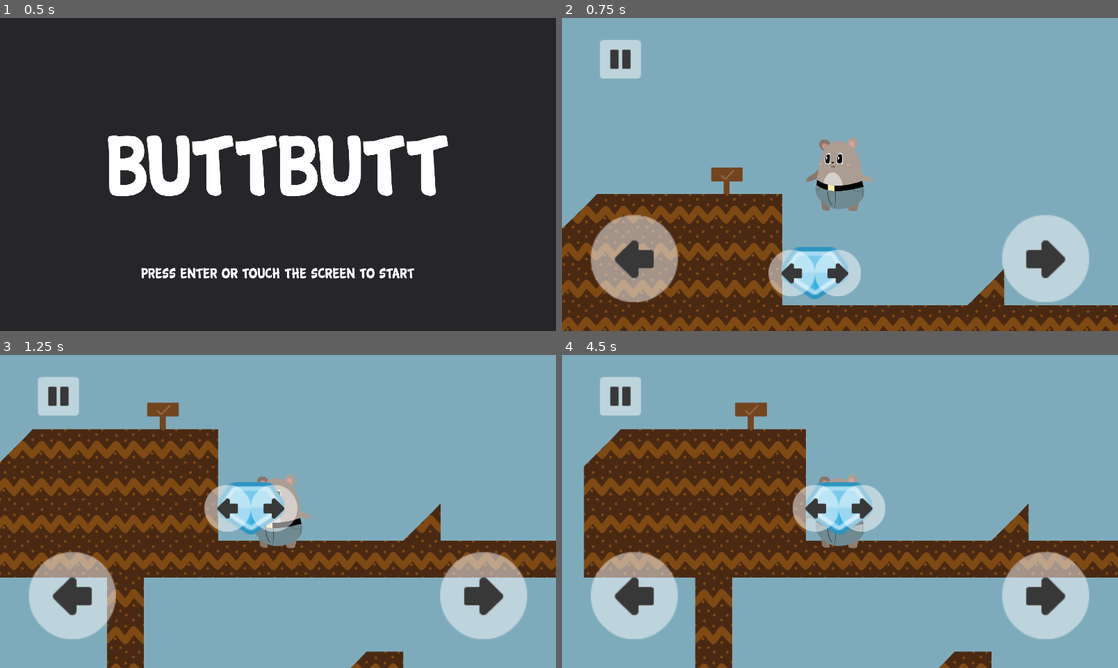
Above: before the commit, frames 1-4 (two rows, left to right).
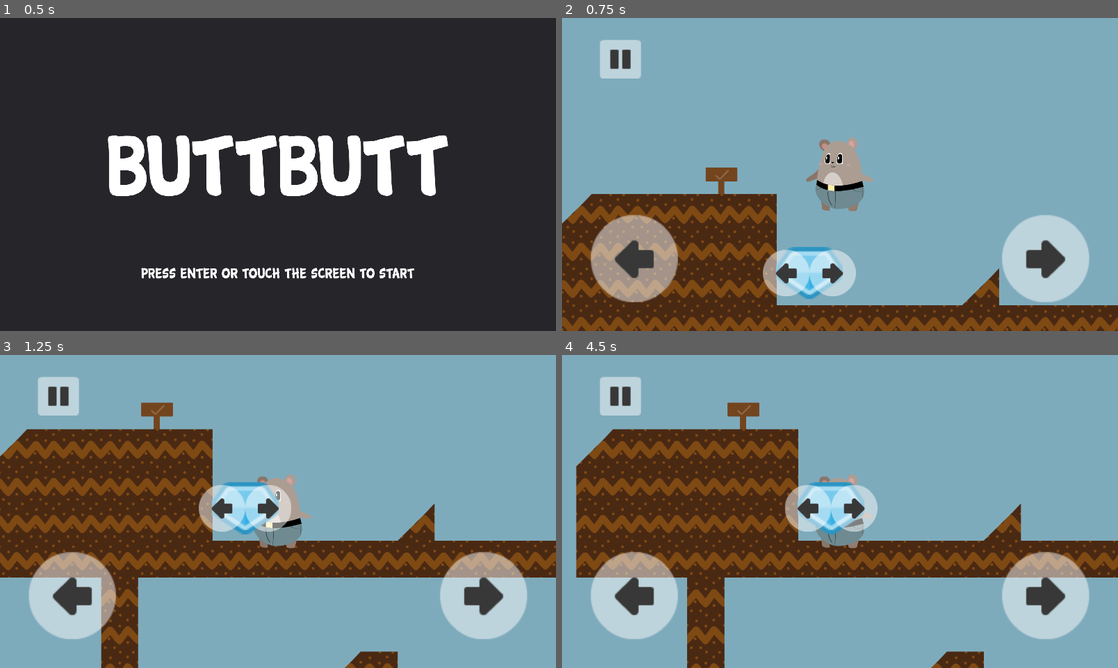
Above: after the commit, the same moments.

Repository: arnaudcoj/buttbutt_adventures
Game: Godot game, scene res://Main/scenes/Main.tscn
The game is run twice, just before and just after one commit, with the same random seed, the same clock (stepped at 60 frames per second) and the same inputs.
Inputs (mouse positions are in pixels of both pictures, inside the frame that each line leads up to):
- Up to frame 1 (0.5 s): no input
- Up to frame 2 (0.75 s): tap Enter (ui_accept) at 0.5 s; move the mouse to (962, 158) at 0.52 s; hold Right (right_action) from 0.53 s (still down); click (962, 158) at 0.67 s
- Up to frame 3 (1.25 s): keep holding Right (right_action); tap Enter (ui_accept) at 0.77 s
- Up to frame 4 (4.5 s): move the mouse to (728, 527) at 1.27 s; tap Enter (ui_accept) at 1.52, 2, 4.25 s; move the mouse to (895, 442) at 2.02 s; release Right (right_action) at 2.03 s; hold Left (left_action) 2.03-2.75 s; click (623, 395) at 2.75 s; click (912, 530) at 3.5 s; move the mouse to (812, 574) at 4.27 s; hold Right (right_action) from 4.28 s (still down); click (812, 574) at 4.42 s

Frame 1 is identical in both runs. In frame 2, 7.9% of the frame differs, in the area x 0-100%, y 47-100%; in frame 3, 11%; in frame 4, 12%, in the area x 2-100%, y 15-100%.
Error in both runs: Trying to assign value of type 'Node' to a variable of type 'KinematicBody2D'. (res://Main/scripts/Splash.gd:4)

Commit message:
crank up speed a bit

Diff:
--- a/sources/entities/buttbutt/ButtButt.tscn
+++ b/sources/entities/buttbutt/ButtButt.tscn
@@ -80,12 +80,15 @@
 
 [node name="Walk" type="Node" parent="FSM"]
 script = ExtResource( 9 )
+speed = 700.0
 
 [node name="Jump" type="Node" parent="FSM"]
 script = ExtResource( 10 )
+speed = Vector2( 500, 800 )
 
 [node name="Fall" type="Node" parent="FSM"]
 script = ExtResource( 11 )
+speed = Vector2( 500, 0 )
 
 [node name="Timer" type="Timer" parent="FSM/Fall"]
 wait_time = 0.1
--- a/sources/entities/buttbutt/fsm/Fall.gd
+++ b/sources/entities/buttbutt/fsm/Fall.gd
@@ -1,4 +1,6 @@
 extends FSMState
+
+export var speed := Vector2(400, 0)
 
 onready var timer : Timer = $Timer
 
@@ -30,11 +32,11 @@
 #	if Input.is_action_pressed("ui_left") and last_action != "ui_right":
 #		last_action = "ui_left"
 	if Input.is_action_pressed("walk_left"):
-		body.velocity.x -= 400
+		body.velocity.x -= speed.x
 #	if Input.is_action_pressed("ui_right") and last_action != "ui_left":
 #		last_action = "ui_right"
 	if Input.is_action_pressed("walk_right"):
-		body.velocity.x += 400
+		body.velocity.x += speed.x
 
 	body.velocity.y += 2000 * delta
 
--- a/sources/entities/buttbutt/fsm/Jump.gd
+++ b/sources/entities/buttbutt/fsm/Jump.gd
@@ -1,4 +1,6 @@
 extends FSMState
+
+export var speed := Vector2(400, 800)
 
 func get_next_state():
 	if Input.is_action_pressed("walk_left") and body.can_grab_left_ledge() \
@@ -20,16 +22,16 @@
 		body.velocity.y = 0
 
 	if Input.is_action_pressed("jump"):
-		body.velocity.y -= 800 * delta
+		body.velocity.y -= speed.y * delta
 
 #	if Input.is_action_pressed("ui_left") and last_action != "ui_right":
 #		last_action = "ui_left"
 	if Input.is_action_pressed("walk_left"):
-		body.velocity.x -= 400
+		body.velocity.x -= speed.x
 #	if Input.is_action_pressed("ui_right") and last_action != "ui_left":
 #		last_action = "ui_right"
 	if Input.is_action_pressed("walk_right"):
-		body.velocity.x += 400
+		body.velocity.x += speed.x
 
 	body.velocity.y += 2000 * delta
 
@@ -37,5 +39,5 @@
 
 func enter_state():
 	print("enter ", name)
-	body.velocity.y = -800
+	body.velocity.y = -speed.y
 	body.can_jump = false
--- a/sources/entities/buttbutt/fsm/Walk.gd
+++ b/sources/entities/buttbutt/fsm/Walk.gd
@@ -1,4 +1,6 @@
 extends FSMState
+
+export var speed := 500.0
 
 func get_next_state():
 	if body.can_jump and Input.is_action_just_pressed("jump"):
@@ -39,8 +41,8 @@
 			normal = Vector2.UP
 
 		# use normal informations to move along slope direction
-		body.velocity.x -= 500 * abs(normal.y)
-		body.velocity.y -= 500 * normal.x
+		body.velocity.x -= speed * abs(normal.y)
+		body.velocity.y -= speed * normal.x
 
 	# right direction
 #	if Input.is_action_pressed("ui_right") and last_action != "ui_left":
@@ -59,8 +61,8 @@
 			normal = Vector2.UP
 
 		# use normal informations to move along slope direction
-		body.velocity.x += 500 * abs(normal.y)
-		body.velocity.y += 500 * normal.x
+		body.velocity.x += speed * abs(normal.y)
+		body.velocity.y += speed * normal.x
 
 	if body.velocity.x != 0:
 		body.move_and_slide_with_snap(body.velocity, Vector2(0, 32), Vector2.UP, true, 4, 0.85)
